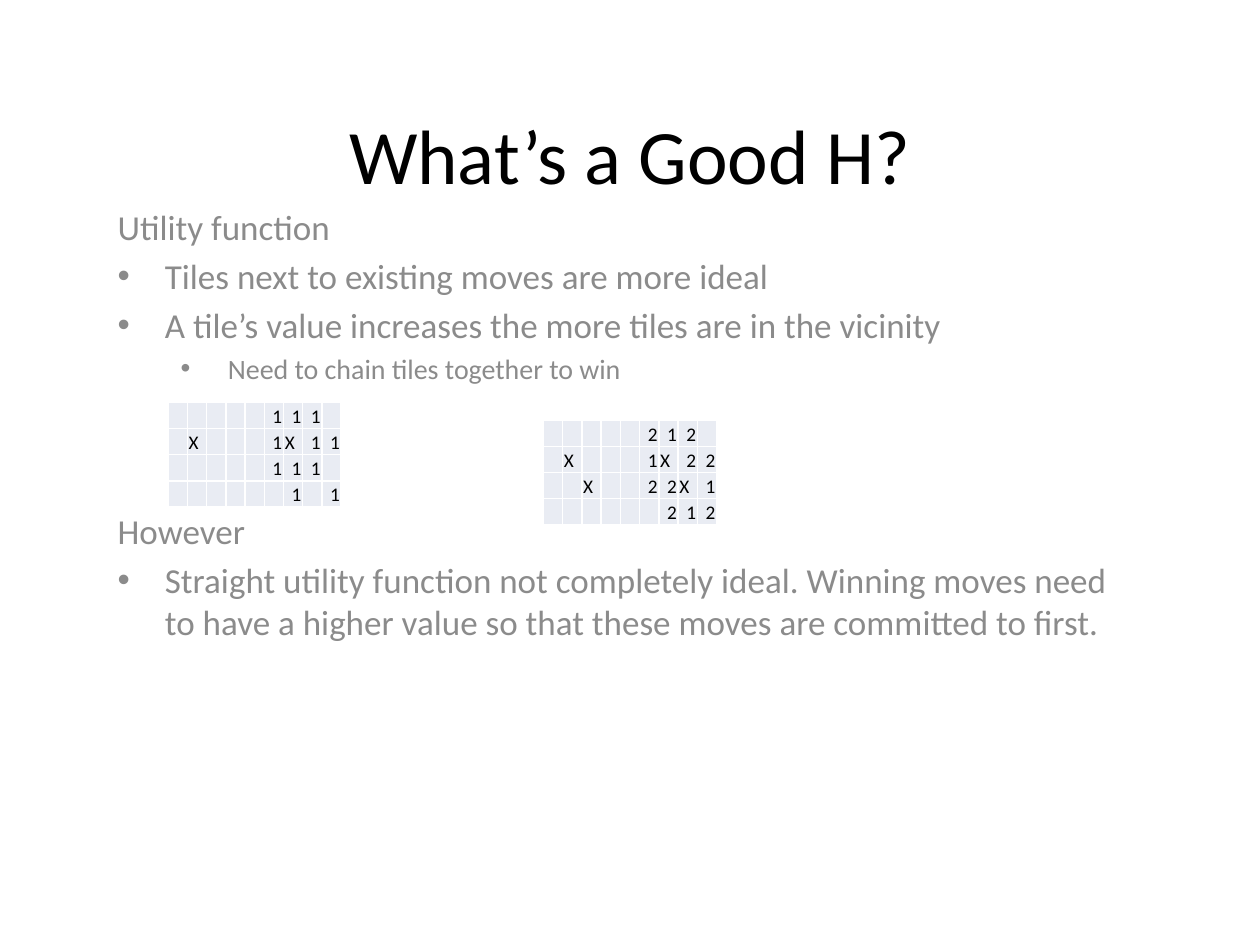
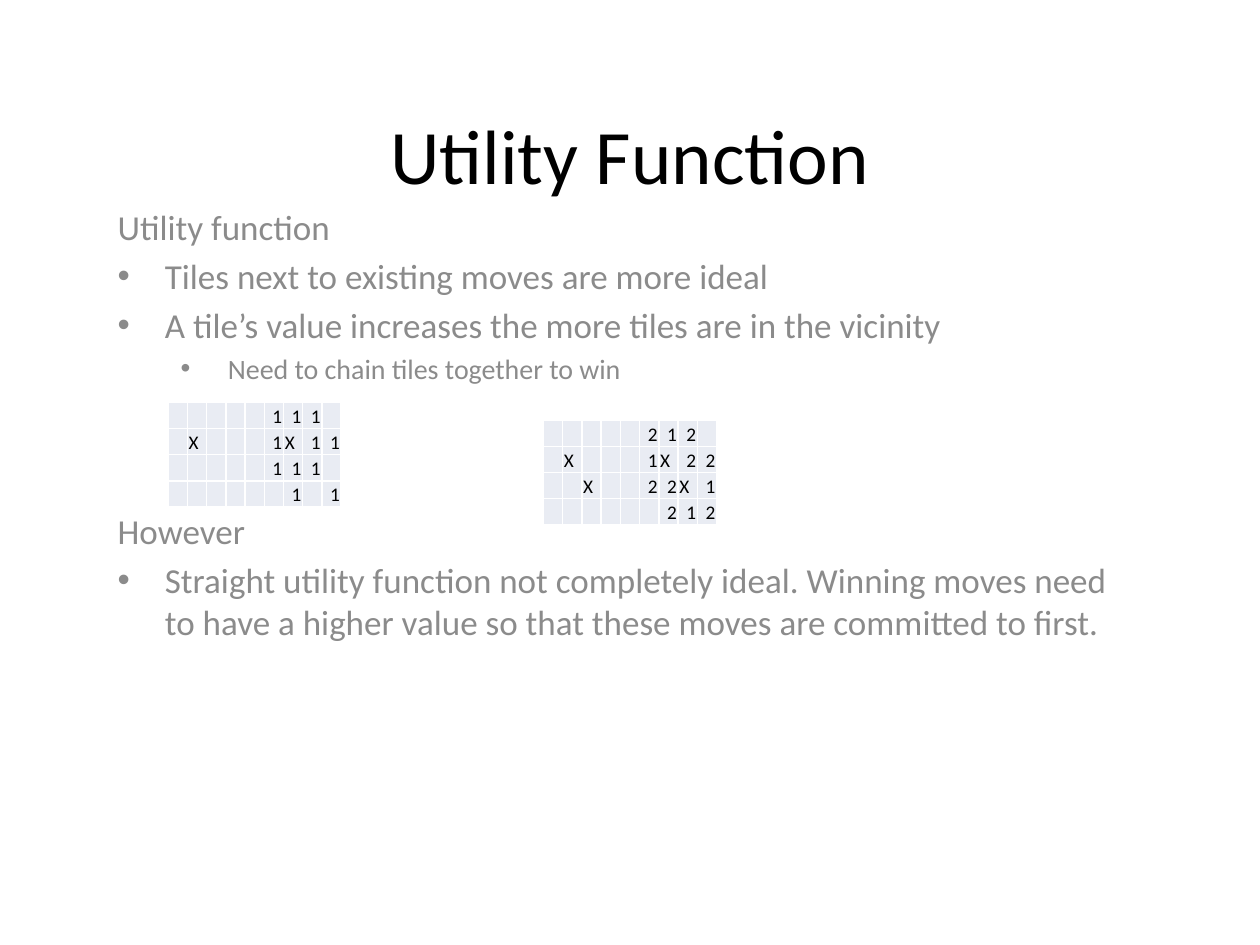
Before and after one commit to yangjiao2/271AIgame, a slide deck: slide 7 of Presentation.pptx (slide 5 before the commit). Drawn at 1260x945 pixels with LibreOffice and Linux fonts; fonts in the diff are those of the drawing. Boxes give left, top, right and bottom in pixels: in the first picture for what was removed or moved away, otherwise in the second. Text is boxed around its words. In the diff, an @@ line names an element or a change of style, - is before the commit and + after.

```diff
--- a/Presentation.pptx
+++ b/Presentation.pptx
@@ title at (391,130,869,197): text changed @@
-What’s a Good H?
+Utility Function
```
Also in this commit, not shown: 8 other slides changed.
